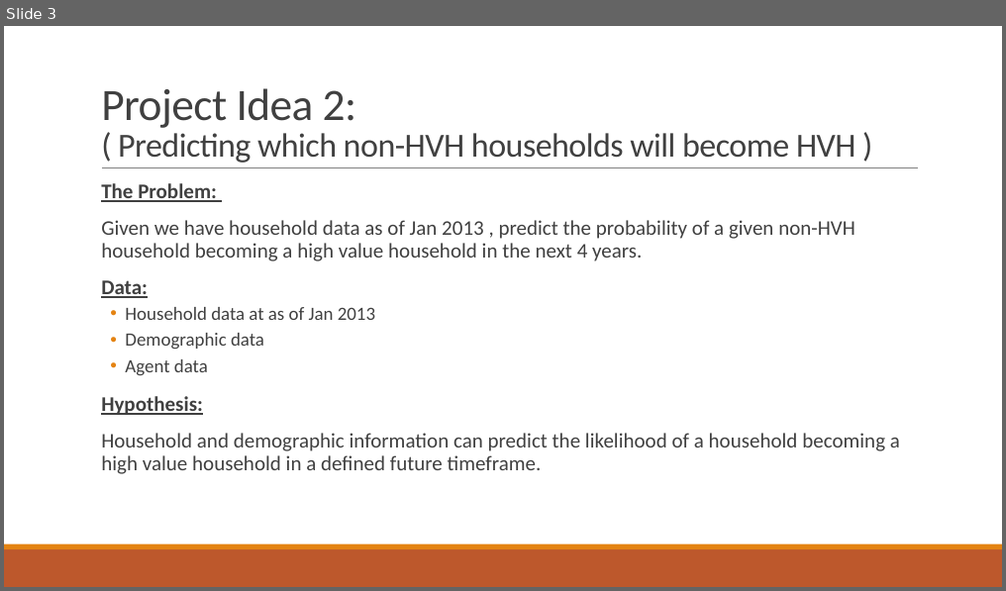
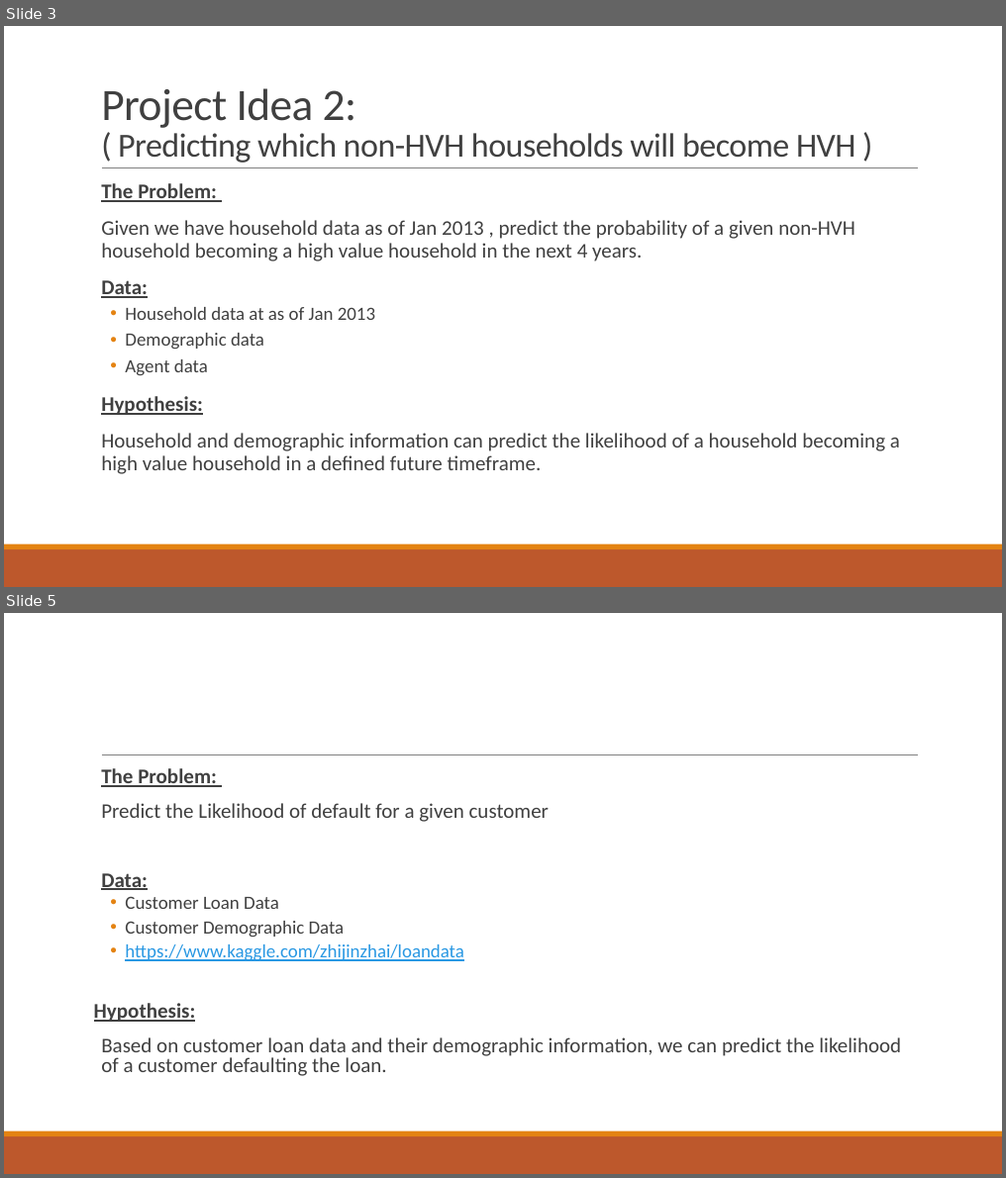
Before and after one commit to hkalavala/DS_SM_15_HK, a slide deck: projects/final-project/01-lightning-talk/GA Project - HK.pptx. Shown one above the other, each under a label of ours: slide 3 before the commit, slides 3 and 5 after it; the slides between them are not shown. The pictures are 1006x591 and 1006x1178 pixels, drawn with LibreOffice and Linux fonts; fonts in the diff are those of the drawing. Boxes give left, top, right and bottom in pixels: in the first picture for what was removed or moved away, otherwise in the second. Text is boxed around its words. In the diff, an @@ line names an element or a change of style, - is before the commit and + after.

```diff
--- a/projects/final-project/01-lightning-talk/GA Project - HK.pptx
+++ b/projects/final-project/01-lightning-talk/GA Project - HK.pptx
@@ slide 5 added at (4,613,1002,1174), background #FFFFFF; not listed: 3 template elements that a slide beside it also shows @@
@@ text added at (94,768,901,1076), 20 pt, text #404040 @@
+  The Problem:
+  Predict the Likelihood of default for a given customer
+  Data:
+  • Customer Loan Data
+  • Customer Demographic Data
+  • https://www.kaggle.com/zhijinzhai/loandata
+Hypothesis:
+  Based on customer loan data and their demographic information, we can predict the likelihood of a customer defaulting the loan.
```
Also in this commit, not shown: 1 slide changed, 1 other file.
